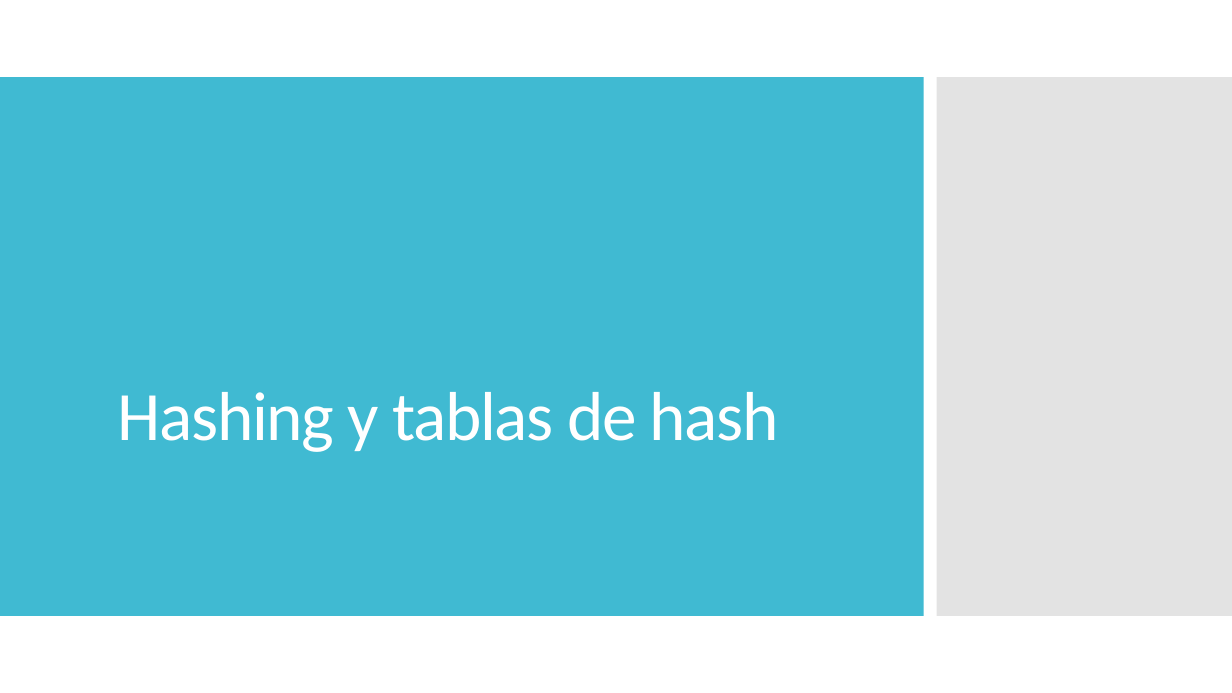
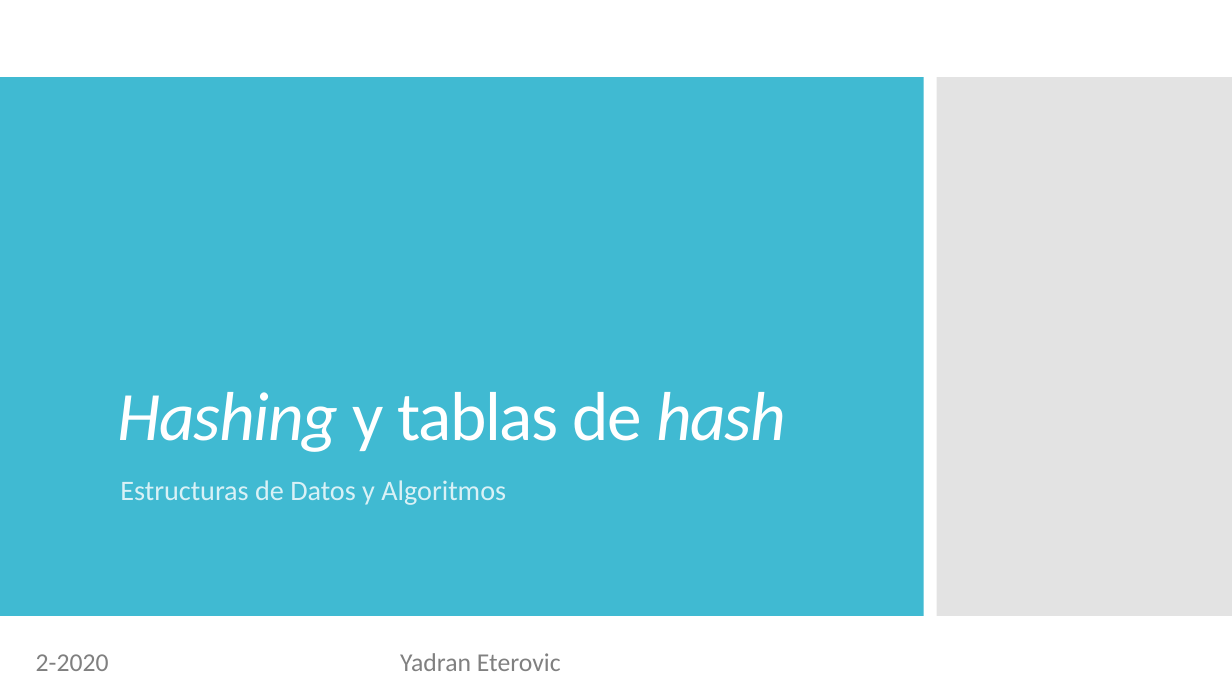
Before and after one commit to chris-carstens/2020-2, a slide deck: slide 1 of Clases/11 - Tablas de Hash/Tablas de hash.pptx. Drawn at 1232x693 pixels with LibreOffice and Linux fonts; fonts in the diff are those of the drawing. Boxes give left, top, right and bottom in pixels: in the first picture for what was removed or moved away, otherwise in the second. Text is boxed around its words. In the diff, an @@ line names an element or a change of style, - is before the commit and + after.

```diff
--- a/Clases/11 - Tablas de Hash/Tablas de hash.pptx
+++ b/Clases/11 - Tablas de Hash/Tablas de hash.pptx
@@ title "Hashing y tablas de hash" at (x1=117, y1=392, x2=786, y2=452): italic on in "Hashing hash" @@
@@ subtitle added at (x1=120, y1=480, x2=506, y2=505), 22 pt, text #D9F1F6 @@
+Estructuras de Datos y Algoritmos
@@ text added at (x1=36, y1=654, x2=109, y2=671), 20 pt, text #808080 @@
+2-2020
@@ text added at (x1=400, y1=653, x2=561, y2=671), 20 pt, text #808080 @@
+Yadran Eterovic
```
Also in this commit, not shown: 20 other slides changed, 9 slides added, 5 slides removed, 3 other files.
